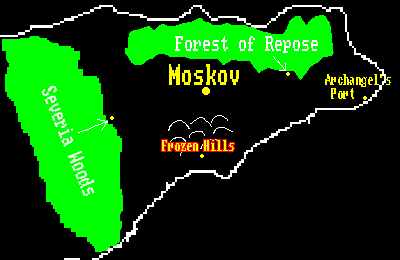
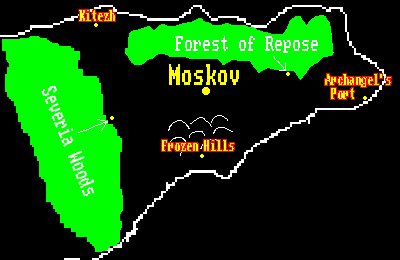
Layers edited between the first and the second 400px x 260px image:
added layer "Layer #2" above "Severia Woods" over [324,73,392,100]
added layer "Kitezh" above "Layer #1" over [79,10,115,21]
added layer "Layer #1" above "Background" over [78,9,116,22]
painted on "Background" over [94,23,98,27]
